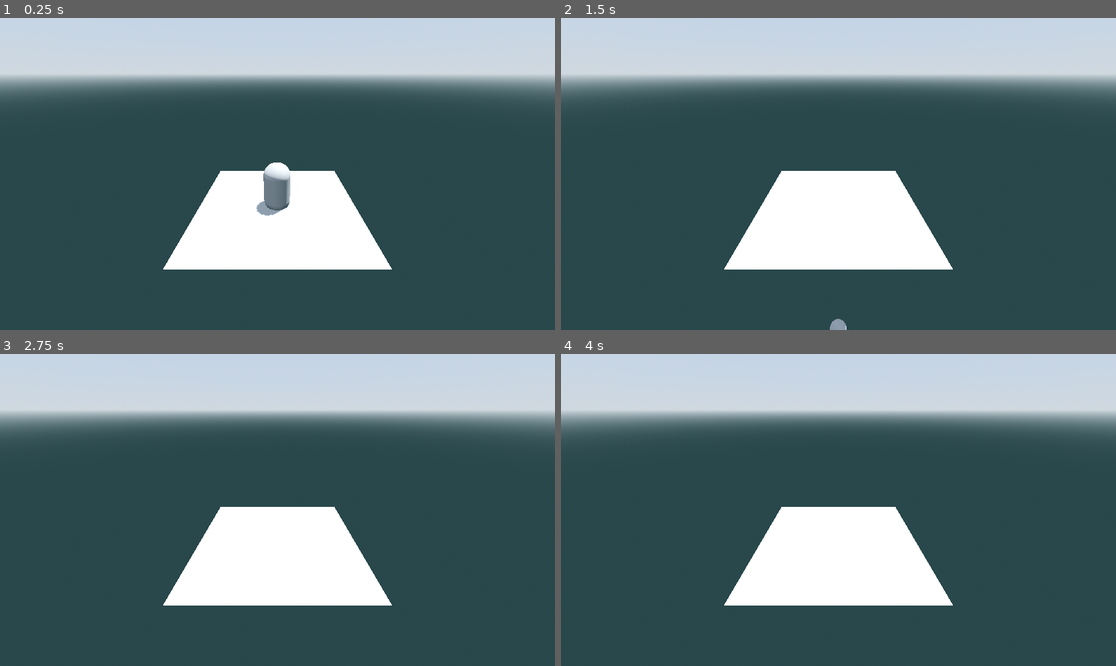
Above: before the commit, frames 1-4 (two rows, left to right).
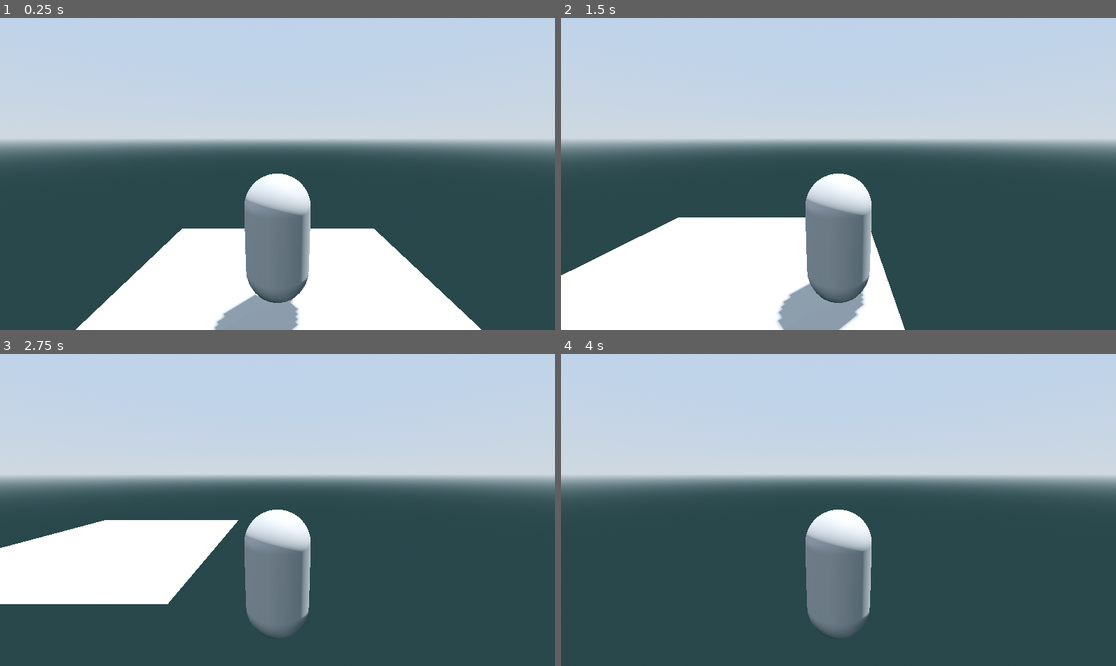
Above: after the commit, the same moments.

Repository: Jeralmic/MechJam-V
Game: Godot game, scene res://Levels/DevLevel.tscn
Same seed, same stepped clock (60 frames per second), same inputs: the game is played once before the commit and once after it. Before the commit the project has no main scene; this scene is started directly in both runs.
Inputs:
- Up to frame 1 (0.25 s): no input
- Up to frame 2 (1.5 s): hold Right (ui_right) 0.53-1.28 s; hold Down (ui_down) from 1.28 s (still down)
- Up to frame 3 (2.75 s): release Down (ui_down) at 2.03 s; hold Right (ui_right) from 2.03 s (still down)
- Up to frame 4 (4 s): release Right (ui_right) at 2.78 s; hold Up (ui_up) 2.78-3.53 s; hold Left (ui_left) from 3.53 s (still down)

The runs differ from the first frame. In frame 1, 44% of the frame differs, in the area x 0-100%, y 18-100%; in frame 2, 48%; in frame 3, 43%; in frame 4, 36%.

Commit message:
Added camera

Diff:
--- a/Characters/Player/Player.gd
+++ b/Characters/Player/Player.gd
@@ -7,5 +7,11 @@
 
 
 # Called every frame. 'delta' is the elapsed time since the previous frame.
-func _process(delta):
-	pass
+func _process(delta: float) -> void:
+
+	var jump = Vector2.ZERO
+	var input := Vector3.ZERO
+	input.x = Input.get_axis("ui_left", "ui_right")
+	input.z = Input.get_axis("ui_up","ui_down")
+
+	apply_central_force(input * 1200.0 * delta)
--- a/Characters/Player/player.tscn
+++ b/Characters/Player/player.tscn
@@ -17,3 +17,12 @@
 
 [node name="CollisionShape3D" type="CollisionShape3D" parent="."]
 shape = SubResource("ConvexPolygonShape3D_hiyoq")
+
+[node name="TwistPivot" type="Node3D" parent="."]
+transform = Transform3D(1, 0, 0, 0, 1, 0, 0, 0, 1, 0, 1, 0)
+
+[node name="PitchPivot" type="Node3D" parent="TwistPivot"]
+transform = Transform3D(1, 0, 0, 0, 0.984808, 0.173648, 0, -0.173648, 0.984808, 0, 0, 0)
+
+[node name="Camera3D" type="Camera3D" parent="TwistPivot/PitchPivot"]
+transform = Transform3D(1, 0, 0, 0, 1, 0, 0, 0, 1, 0, 0, 3)
--- a/Levels/DevLevel.tscn
+++ b/Levels/DevLevel.tscn
@@ -19,6 +19,9 @@
 
 [sub_resource type="PlaneMesh" id="PlaneMesh_t54p4"]
 
+[sub_resource type="ConcavePolygonShape3D" id="ConcavePolygonShape3D_a4e8q"]
+data = PackedVector3Array(1, 0, 1, -1, 0, 1, 1, 0, -1, -1, 0, 1, -1, 0, -1, 1, 0, -1)
+
 [node name="Node3D" type="Node3D"]
 
 [node name="WorldEnvironment" type="WorldEnvironment" parent="."]
@@ -28,12 +31,16 @@
 transform = Transform3D(-0.657375, -0.7099, 0.252784, 0, 0.335452, 0.942057, -0.753563, 0.619285, -0.220518, 0, 0, 0)
 shadow_enabled = true
 
-[node name="Camera3D" type="Camera3D" parent="."]
-transform = Transform3D(1, 0, 0, 0, 0.896888, 0.442257, 0, -0.442257, 0.896888, 0, 4.59108, 6.67223)
-
 [node name="MeshInstance3D" type="MeshInstance3D" parent="."]
 transform = Transform3D(3, 0, 0, 0, 1, 0, 0, 0, 3, 0, 0, 0)
 mesh = SubResource("PlaneMesh_t54p4")
 
+[node name="StaticBody3D" type="StaticBody3D" parent="MeshInstance3D"]
+
+[node name="CollisionShape3D" type="CollisionShape3D" parent="MeshInstance3D/StaticBody3D"]
+shape = SubResource("ConcavePolygonShape3D_a4e8q")
+
 [node name="Player" parent="." instance=ExtResource("1_uq4xv")]
-transform = Transform3D(1, 0, 0, 0, 1, 0, 0, 0, 1, -0.0167704, 1.00795, -0.00540113)
+transform = Transform3D(1, 0, 0, 0, 1, 0, 0, 0, 1, -0.0167704, 1.51093, -0.00540113)
+top_level = true
+linear_damp = 2.0
--- a/project.godot
+++ b/project.godot
@@ -11,6 +11,7 @@
 [application]
 
 config/name="MechGame"
+run/main_scene="res://Levels/DevLevel.tscn"
 config/features=PackedStringArray("4.2", "Forward Plus")
 config/icon="res://icon.svg"
 
Not shown: 1 places in Levels/DevLevel.tscn that only renumber resources
